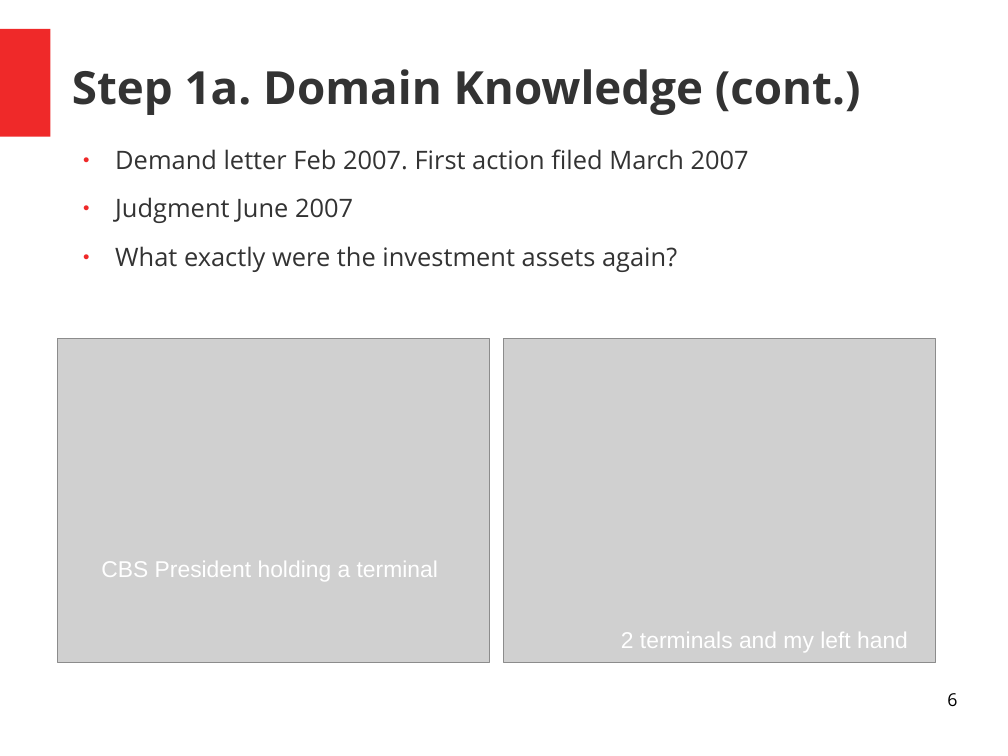
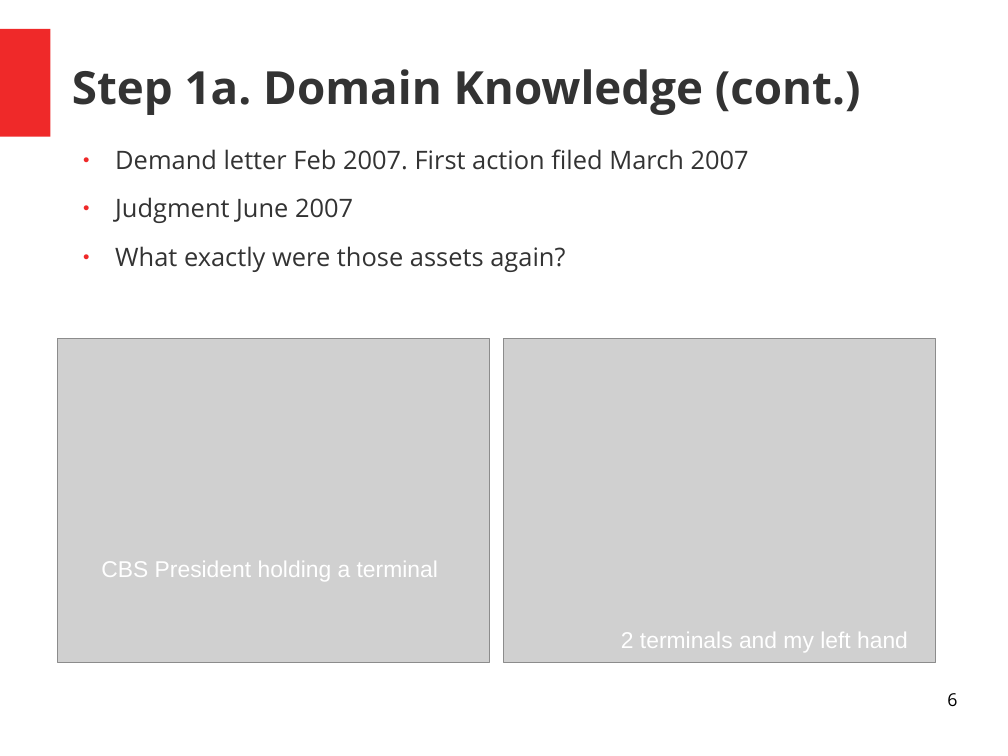
Before and after one commit to MichaelSzczepaniak/FraudulentConveyance, a slide deck: slide 6 of slides/Fraud Presenation.odp. Drawn at 1008x756 pixels with LibreOffice and Linux fonts; fonts in the diff are those of the drawing; grey boxes stand for pictures. Boxes give left, top, right and bottom in pixels: in the first picture for what was removed or moved away, otherwise in the second. Text is boxed around its words. In the diff, an @@ line names an element or a change of style, - is before the commit and + after.

```diff
--- a/slides/Fraud Presenation.odp
+++ b/slides/Fraud Presenation.odp
@@ text at (115,246,565,272): text changed @@
-● What exactly were the investment assets again?
+● What exactly were those assets again?
```
Also in this commit, not shown: 6 other slides changed, 1 other file.
